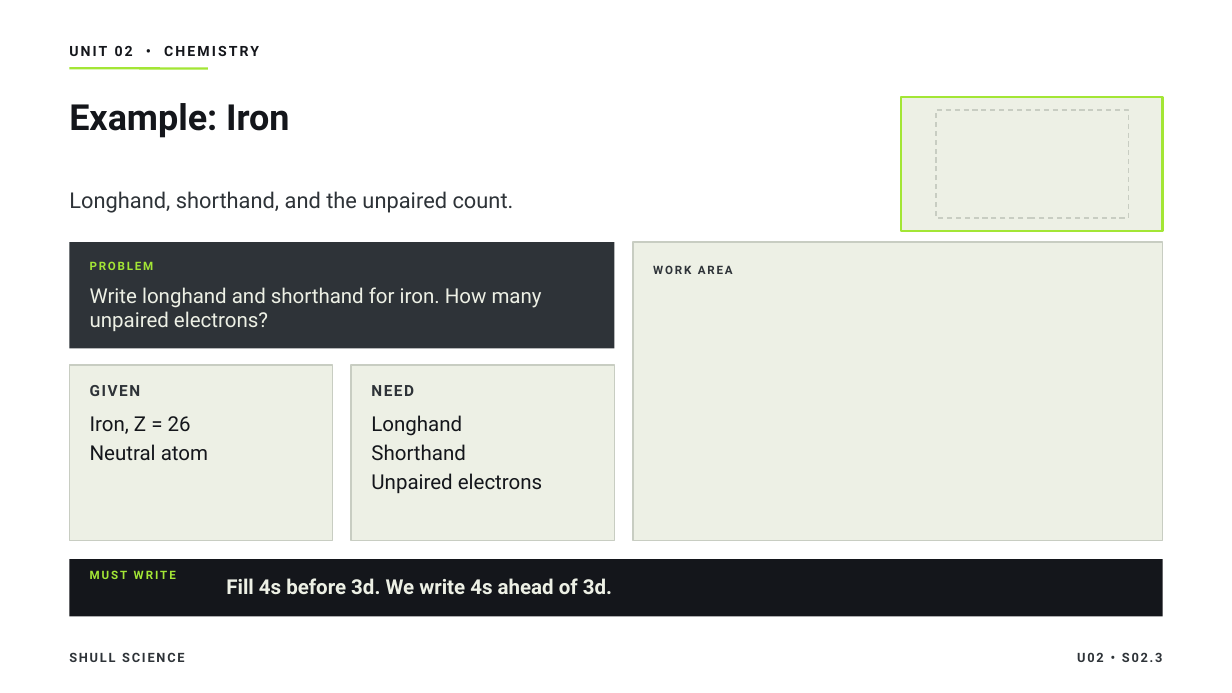
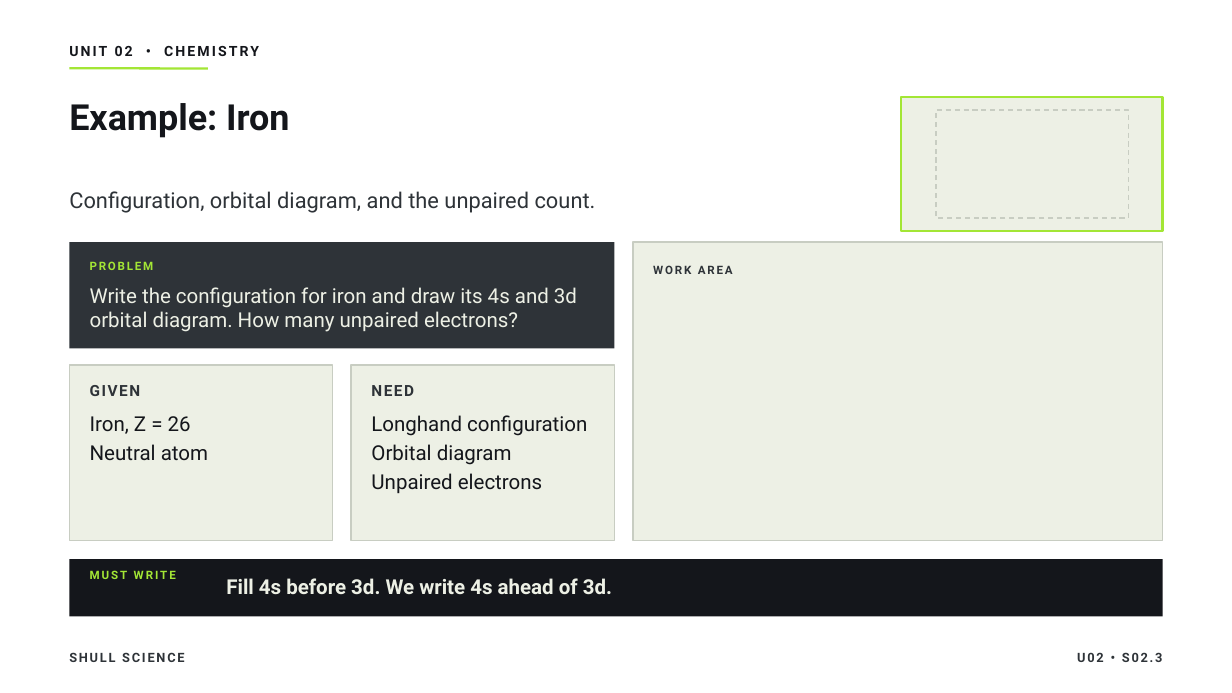
Before and after one commit to Hayabusa015/WorkWork, a slide deck: slide 12 of deliverables/chem-u02/SHULL_CHEM_Slides_U02_S02.3_Static.pptx (slide 16 before the commit). Drawn at 1232x693 pixels with LibreOffice and Linux fonts; fonts in the diff are those of the drawing. Boxes give left, top, right and bottom in pixels: in the first picture for what was removed or moved away, otherwise in the second. Text is boxed around its words. In the diff, an @@ line names an element or a change of style, - is before the commit and + after.

```diff
--- a/deliverables/chem-u02/SHULL_CHEM_Slides_U02_S02.3_Static.pptx
+++ b/deliverables/chem-u02/SHULL_CHEM_Slides_U02_S02.3_Static.pptx
@@ text at (69,191,596,213): text changed @@
-Longhand, shorthand, and the unpaired count.
+Configuration, orbital diagram, and the unpaired count.
@@ text at (90,287,577,332): text changed @@
-Write longhand and shorthand for iron. How many unpaired electrons?
+Write the configuration for iron and draw its 4s and 3d orbital diagram. How many unpaired electrons?
@@ text at (371,415,587,465): text changed @@
-Longhand
-Shorthand
+Longhand configuration
+Orbital diagram
```
Also in this commit, not shown: 1 other slide changed, 4 slides added, 5 other files.
